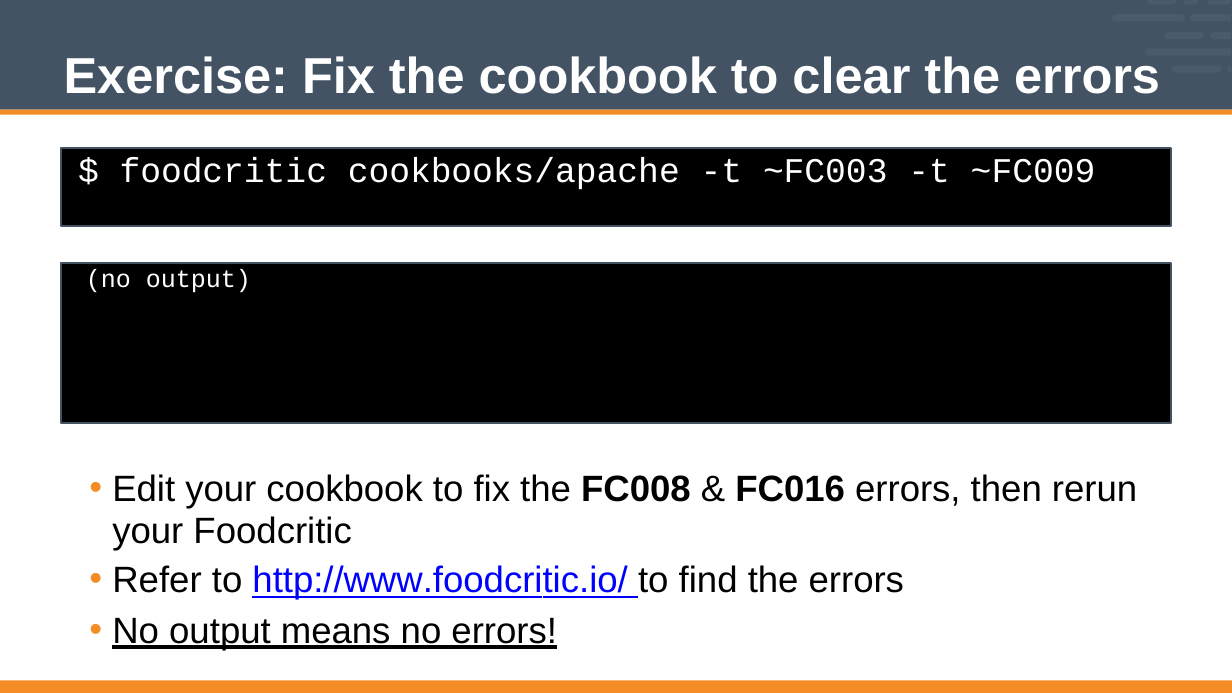
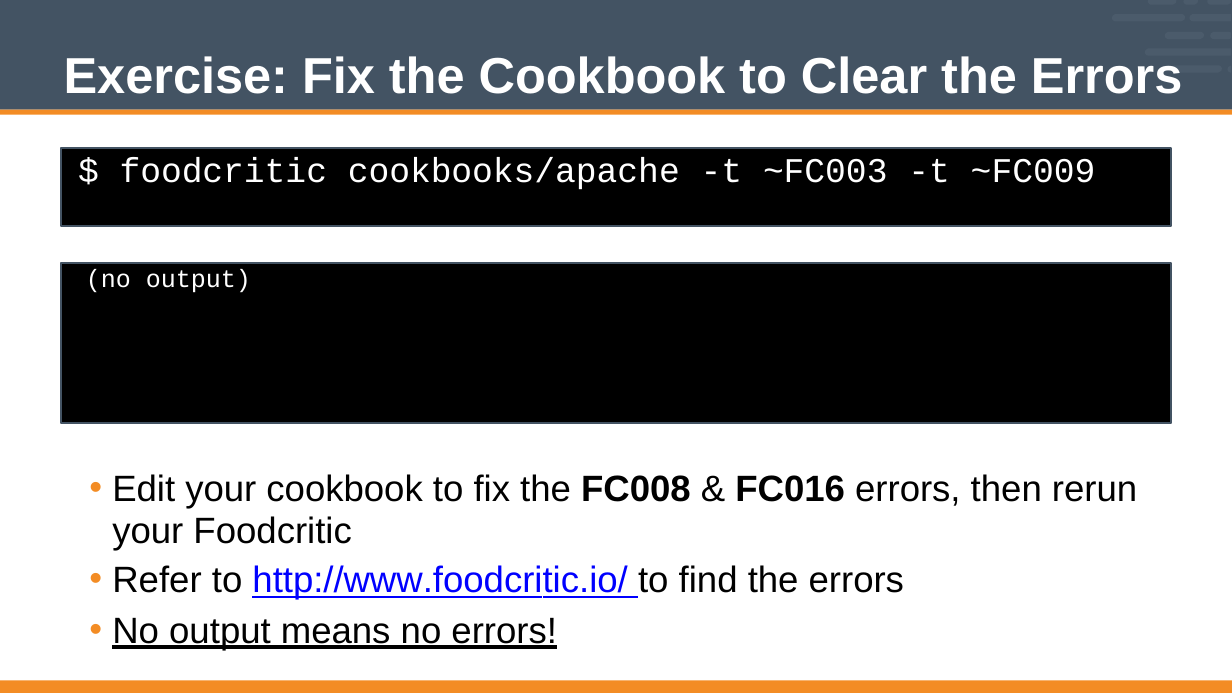
Before and after one commit to nathenharvey/chef-intermediate, a slide deck: slide 11 of Modules/10-Chef_Intermediate.pptx (slide 10 before the commit). Drawn at 1232x693 pixels with LibreOffice and Linux fonts; fonts in the diff are those of the drawing. Boxes give left, top, right and bottom in pixels: in the first picture for what was removed or moved away, otherwise in the second. Text is boxed around its words. In the diff, an @@ line names an element or a change of style, - is before the commit and + after.

```diff
--- a/Modules/10-Chef_Intermediate.pptx
+++ b/Modules/10-Chef_Intermediate.pptx
@@ title at <box>64,56,1183,94</box>: text changed @@
-Exercise: Fix the cookbook to clear the errors
+Exercise: Fix the Cookbook to Clear the Errors
```
Also in this commit, not shown: 7 other slides changed, 3 slides added, 1 slide removed.
